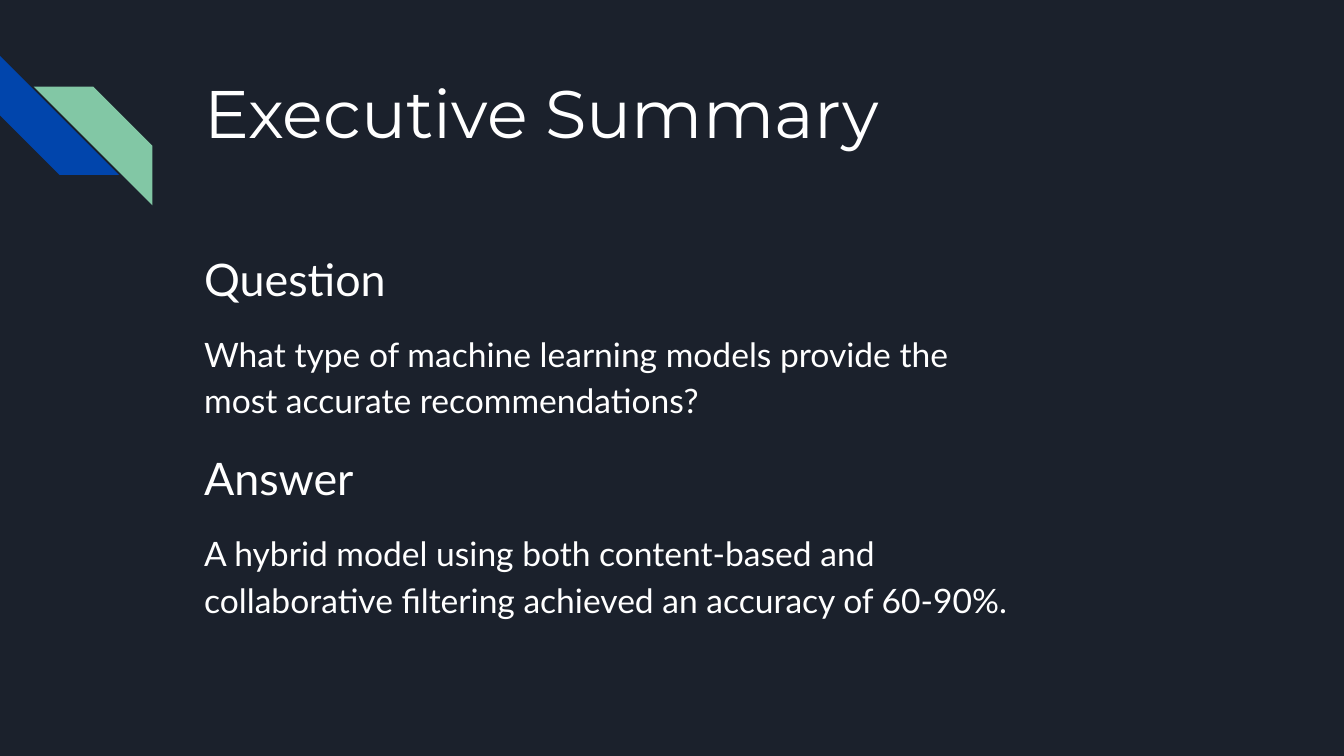
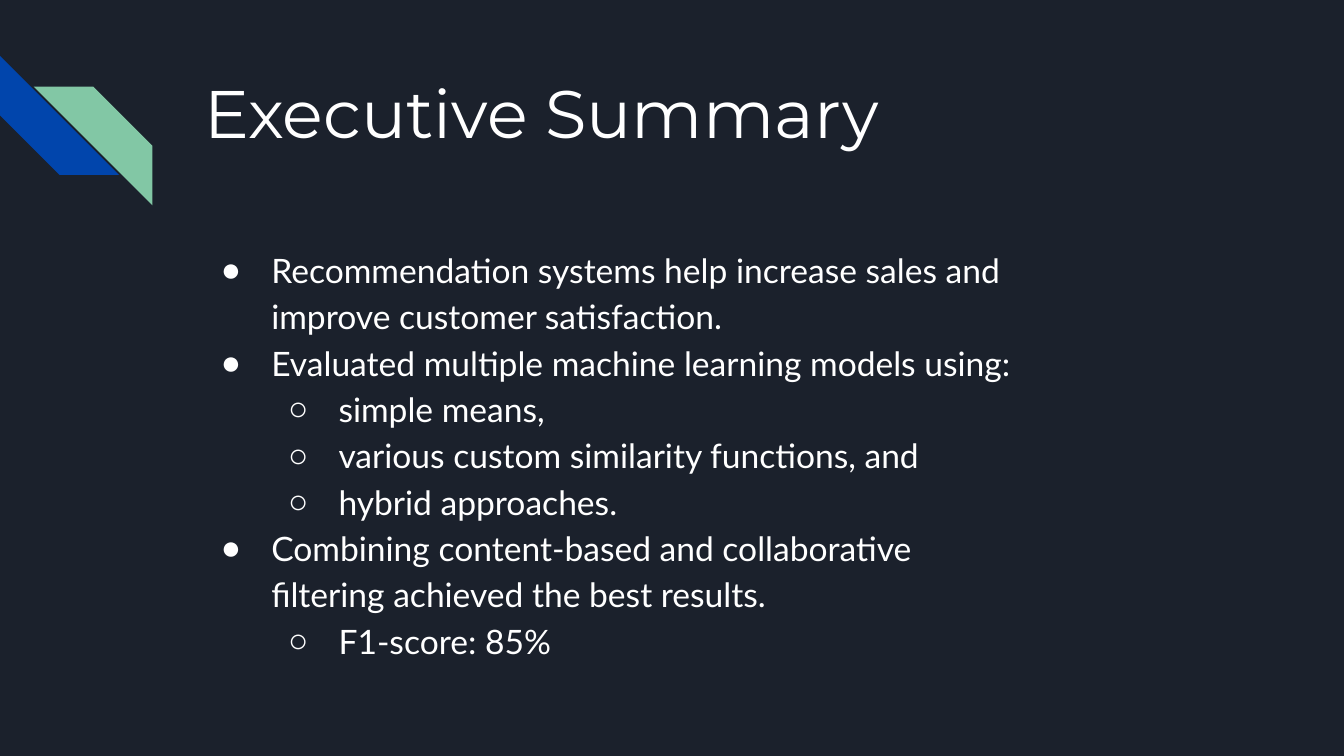
Before and after one commit to JasonCaldwellMBA/Grocery_Recommender, a slide deck: slide 2 of Grocery Recommendation System - Executive Presentation.pptx. Drawn at 1344x756 pixels with LibreOffice and Linux fonts; fonts in the diff are those of the drawing. Boxes give left, top, right and bottom in pixels: in the first picture for what was removed or moved away, otherwise in the second. Text is boxed around its words. In the diff, an @@ line names an element or a change of style, - is before the commit and + after.

Commit message:
Update project and report based off meeting feedback

```diff
--- a/Grocery Recommendation System - Executive Presentation.pptx
+++ b/Grocery Recommendation System - Executive Presentation.pptx
@@ text at (271,258,1010,655): text changed @@
-Question
-What type of machine learning models provide the most accurate recommendations?
-Answer
-A hybrid model using both content-based and collaborative filtering achieved an accuracy of 60-90%.
+● Recommendation systems help increase sales and improve customer satisfaction.
+● Evaluated multiple machine learning models using:
+  ○ simple means,
+  ○ various custom similarity functions, and
+  ○ hybrid approaches.
+● Combining content-based and collaborative filtering achieved the best results.
+  ○ F1-score: 85%
```
Also in this commit, not shown: 8 other slides changed, 5 slides added, 1 other file.
